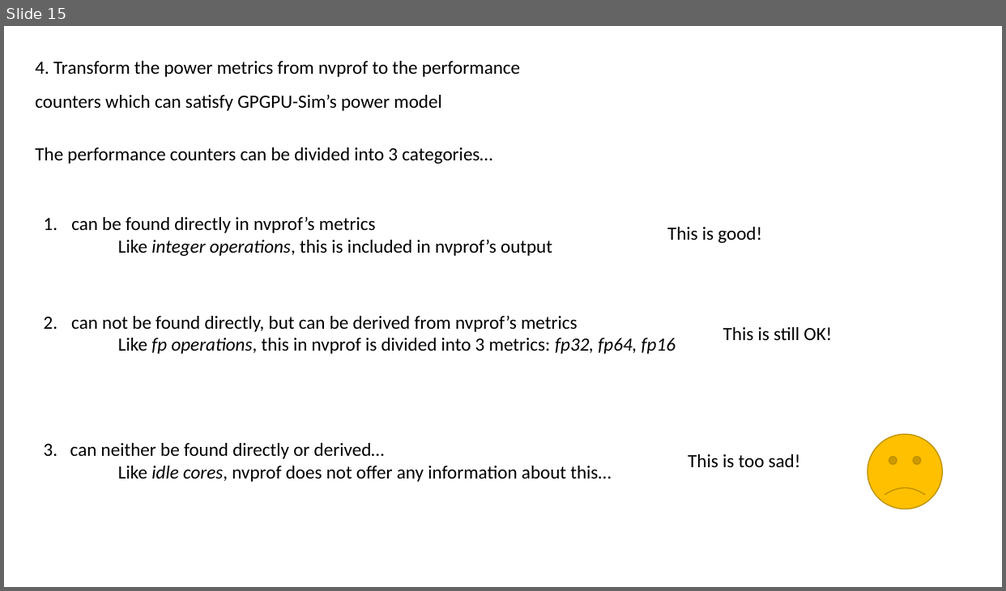
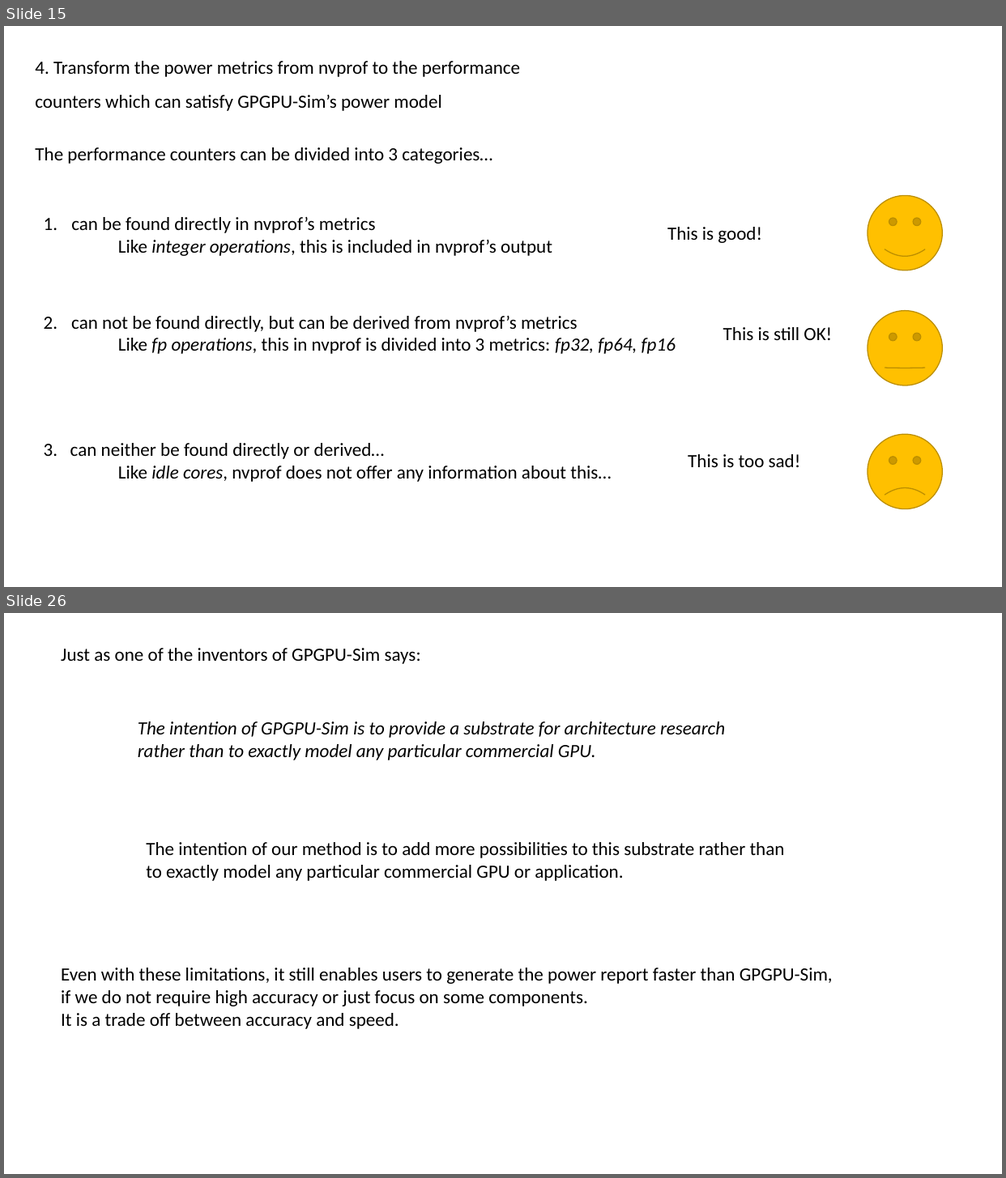
Before and after one commit to shenzongyi1997/GPU_learning, a slide deck: presentation/Shen Zongyi.pptx. Shown one above the other, each under a label of ours: slide 15 before the commit, slides 15 and 26 after it; the slides between them are not shown. The pictures are 1006x591 and 1006x1178 pixels, drawn with LibreOffice and Linux fonts; fonts in the diff are those of the drawing. Boxes give left, top, right and bottom in pixels: in the first picture for what was removed or moved away, otherwise in the second. Text is boxed around its words. In the diff, an @@ line names an element or a change of style, - is before the commit and + after.

```diff
--- a/presentation/Shen Zongyi.pptx
+++ b/presentation/Shen Zongyi.pptx
@@ slide 26 added at (x1=4, y1=613, x2=1002, y2=1174), background #FFFFFF @@
@@ text added at (x1=61, y1=648, x2=421, y2=664), 18 pt, text #000000 @@
+Just as one of the inventors of GPGPU-Sim says:
@@ text added at (x1=138, y1=722, x2=725, y2=760), 18 pt, text #000000, italic @@
+The intention of GPGPU-Sim is to provide a substrate for architecture research rather than to exactly model any particular commercial GPU.
@@ text added at (x1=146, y1=842, x2=785, y2=881), 18 pt, text #000000 @@
+The intention of our method is to add more possibilities to this substrate rather than
+to exactly model any particular commercial GPU or application.
@@ text added at (x1=61, y1=968, x2=833, y2=1029), 18 pt, text #000000 @@
+Even with these limitations, it still enables users to generate the power report faster than GPGPU-Sim,
+if we do not require high accuracy or just focus on some components.
+It is a trade off between accuracy and speed.
@@ slide 15 changed as well @@
@@ smiley face added at (x1=868, y1=196, x2=943, y2=271), fill #FFC000, outline #BD8E00 1 pt @@
@@ smiley face added at (x1=868, y1=311, x2=943, y2=386), fill #FFC000, outline #BD8E00 1 pt @@
```
Also in this commit, not shown: 2 other slides changed, 9 other slides added.
